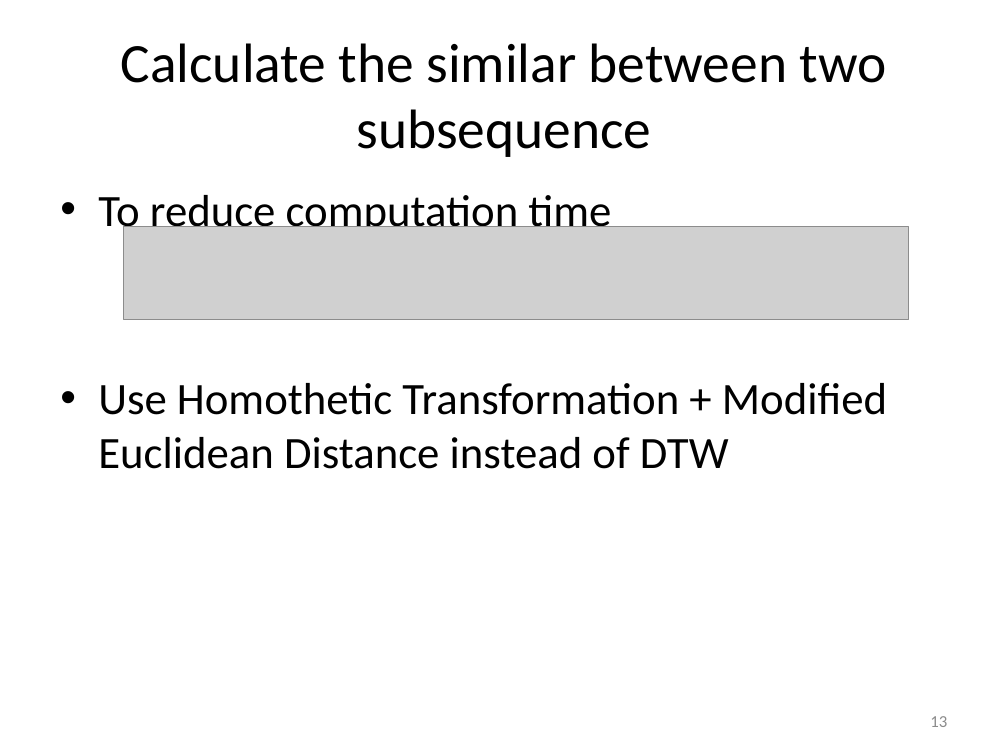
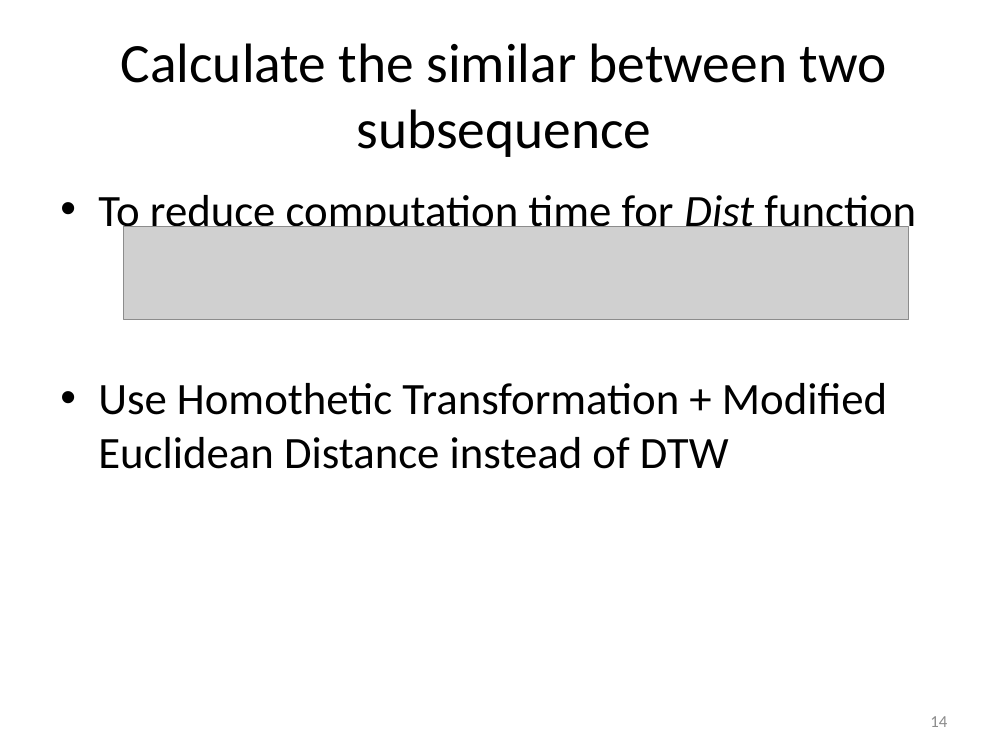
Before and after one commit to vyngo/caohoc-project-name, a slide deck: slide 14 of Report/pre.pptx (slide 13 before the commit). Drawn at 1008x756 pixels with LibreOffice and Linux fonts; fonts in the diff are those of the drawing; grey boxes stand for pictures. Boxes give left, top, right and bottom in pixels: in the first picture for what was removed or moved away, otherwise in the second. Text is boxed around its words. In the diff, an @@ line names an element or a change of style, - is before the commit and + after.

```diff
--- a/Report/pre.pptx
+++ b/Report/pre.pptx
@@ text at [98, 195, 916, 238]: text changed @@
-• To reduce computation time
+• To reduce computation time for Dist function
@@ page number at [930, 716, 947, 727]: text changed @@
-13
+14
```
Also in this commit, not shown: 15 other slides changed.
